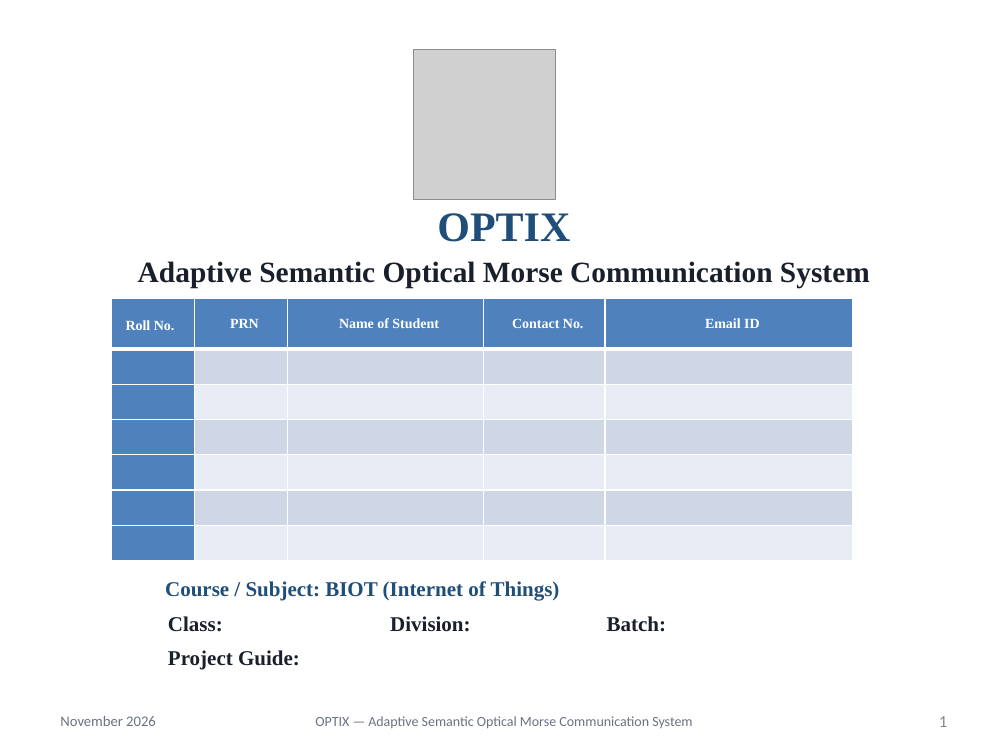
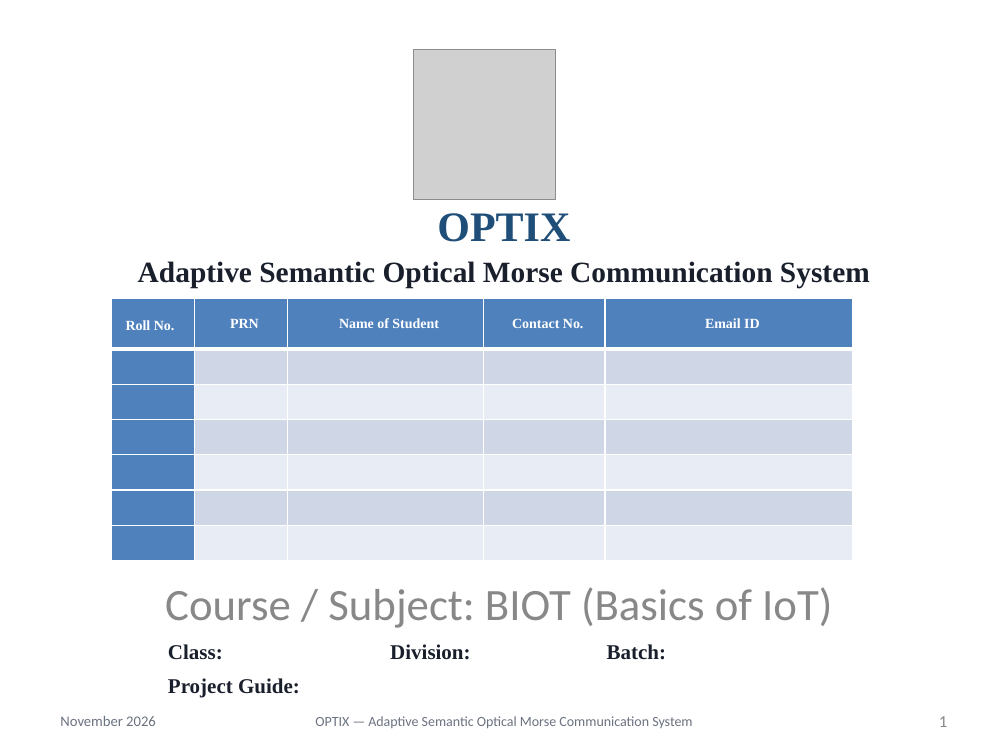
Before and after one commit to shreyx404/OPTIX, a slide deck: slide 1 of OPTIX_Presentation.pptx. Drawn at 1008x756 pixels with LibreOffice and Linux fonts; fonts in the diff are those of the drawing; grey boxes stand for pictures. Boxes give left, top, right and bottom in pixels: in the first picture for what was removed or moved away, otherwise in the second. Text is boxed around its words. In the diff, an @@ line names an element or a change of style, - is before the commit and + after.

Commit message:
Update BIOT course title expansion to Basics of IoT across report, deck, and documentation

```diff
--- a/OPTIX_Presentation.pptx
+++ b/OPTIX_Presentation.pptx
@@ subtitle at box(165, 587, 832, 628): text changed; size 15 to 32 pt; font Times New Roman to Calibri; text colour #1F4E79 to #888888; bold off @@
-Course / Subject: BIOT (Internet of Things)
+Course / Subject: BIOT (Basics of IoT)
```
Also in this commit, not shown: 3 other files.
